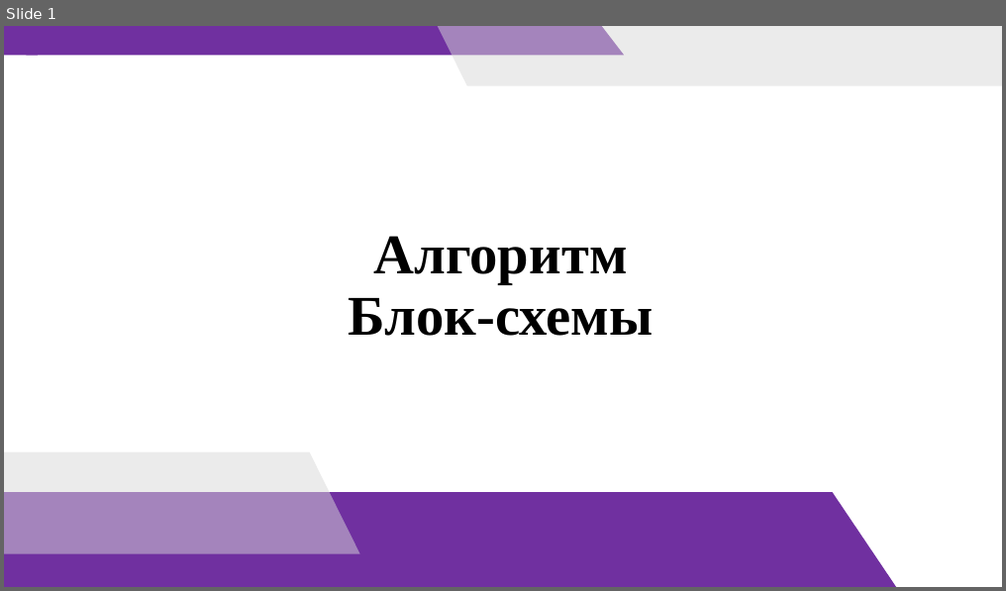
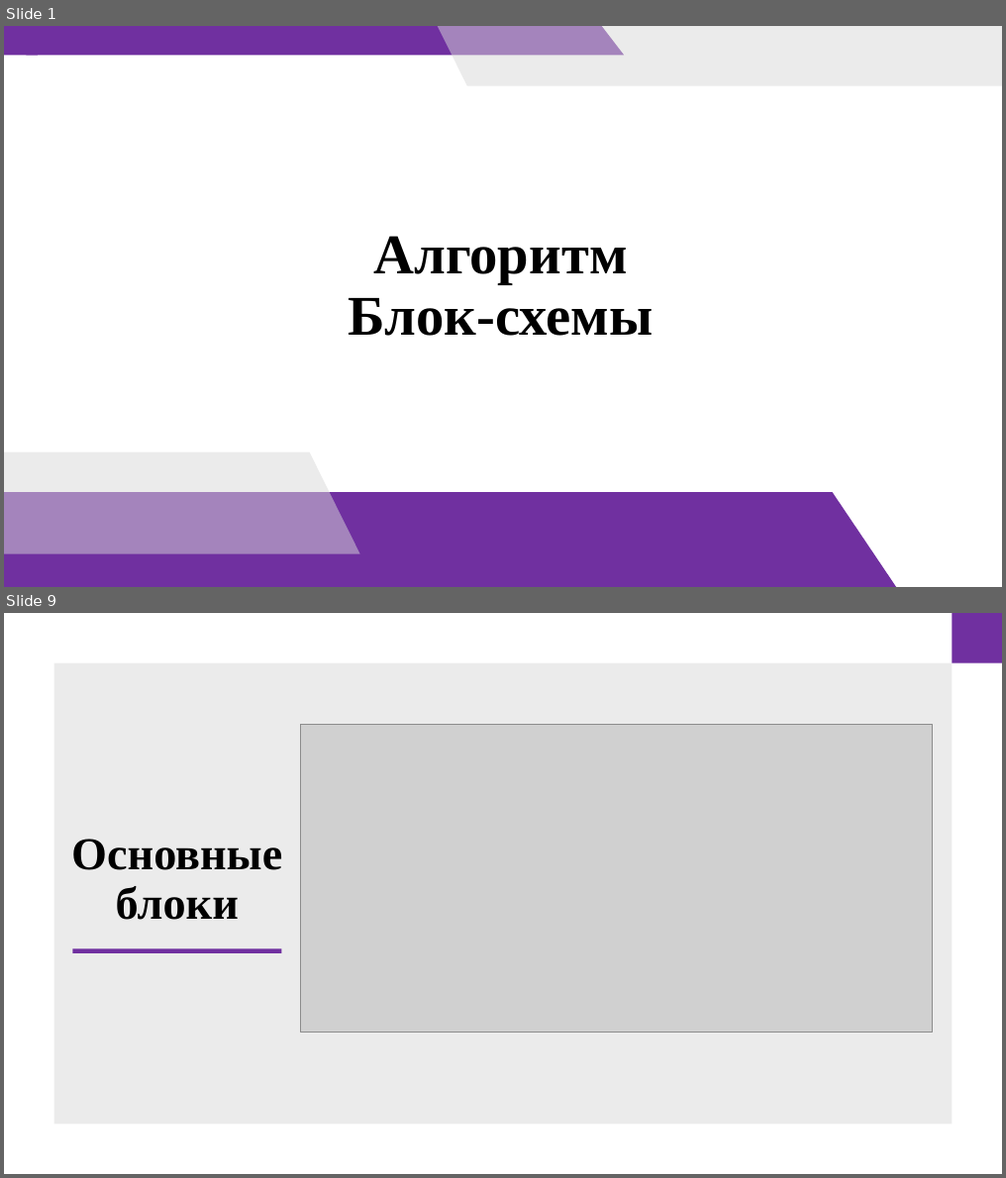
Before and after one commit to doshenka/akademy_files, a slide deck: преза на 12-4-24.pptx. Shown one above the other, each under a label of ours: slide 1 before the commit, slides 1 and 9 after it; the slides between them are not shown. The pictures are 1006x591 and 1006x1178 pixels, drawn with LibreOffice and Linux fonts; fonts in the diff are those of the drawing; grey boxes stand for pictures. Boxes give left, top, right and bottom in pixels: in the first picture for what was removed or moved away, otherwise in the second. Text is boxed around its words. In the diff, an @@ line names an element or a change of style, - is before the commit and + after.

```diff
--- a/преза на 12-4-24.pptx
+++ b/преза на 12-4-24.pptx
@@ slide 9 added at <box>4,613,1002,1174</box>, background #FFFFFF @@
@@ rectangle added at <box>951,613,1002,663</box>, fill #7030A0 @@
@@ rectangle added at <box>54,663,951,1124</box>, fill #D9D9D9 at 50% opacity @@
@@ picture added at <box>300,725,933,1032</box> @@
@@ title added at <box>71,839,282,920</box>, 44 pt, text #000000, bold @@
+Основные блоки
@@ rectangle added at <box>73,950,282,954</box>, fill #7030A0 @@
```
Also in this commit, not shown: 5 slides changed, 11 other slides added, 1 slide removed.
